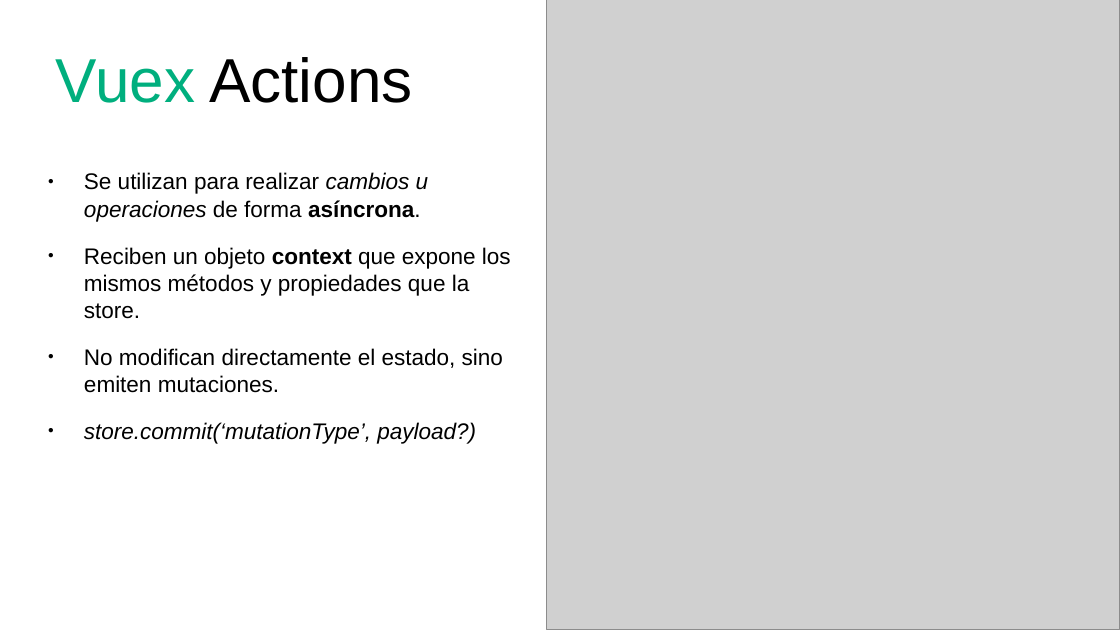
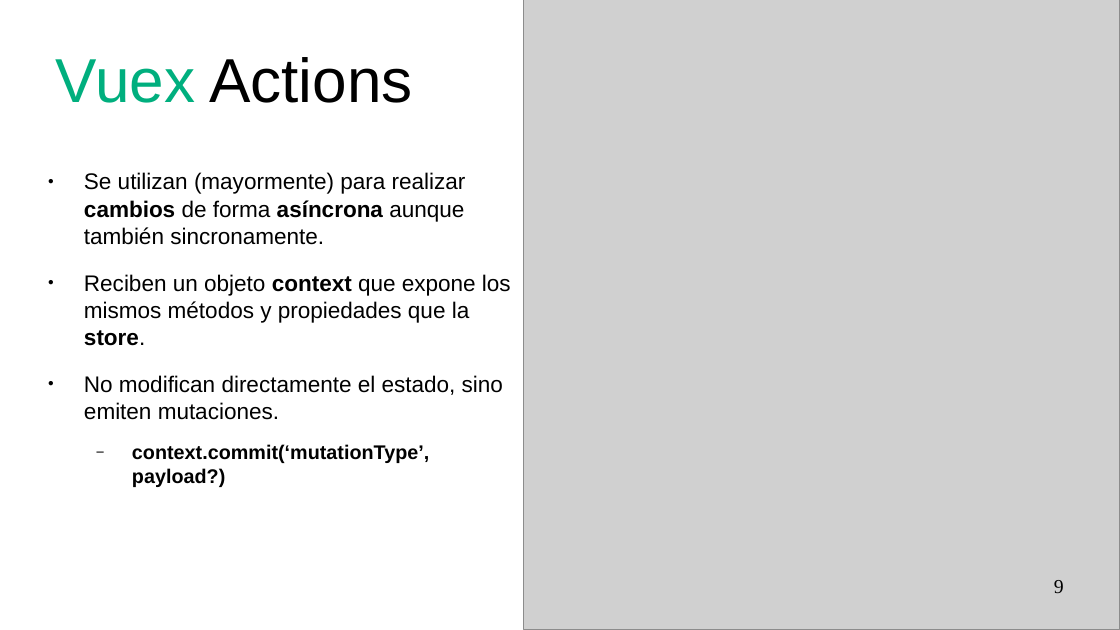
Before and after one commit to xino1010/vue-nest-arduino, a slide deck: slide 9 of presentacion/presentacion.odp. Drawn at 1120x630 pixels with LibreOffice and Linux fonts; fonts in the diff are those of the drawing; grey boxes stand for pictures. Boxes give left, top, right and bottom in pixels: in the first picture for what was removed or moved away, otherwise in the second. Text is boxed around its words. In the diff, an @@ line names an element or a change of style, - is before the commit and + after.

```diff
--- a/presentacion/presentacion.odp
+++ b/presentacion/presentacion.odp
@@ picture: place and size @@
-picture at box(547, 0, 1120, 630)
+picture at box(524, 0, 1120, 630)
@@ text at box(84, 172, 466, 245): text changed @@
-● Se utilizan para realizar cambios u operaciones de forma asíncrona.
+● Se utilizan (mayormente) para realizar cambios de forma asíncrona aunque también sincronamente.
@@ text at box(84, 274, 511, 346): bold on in "store." @@
@@ text at box(132, 444, 429, 487): text changed; size 16 to 14 pt; bold on; italic off @@
-● store.commit(‘mutationType’, payload?)
+  − context.commit(‘mutationType’, payload?)
@@ page number added at box(1054, 580, 1064, 593), 14 pt, text #000000 @@
+9
```
Also in this commit, not shown: 13 other slides changed, 2 slides added, 1 slide removed, 9 other files.
